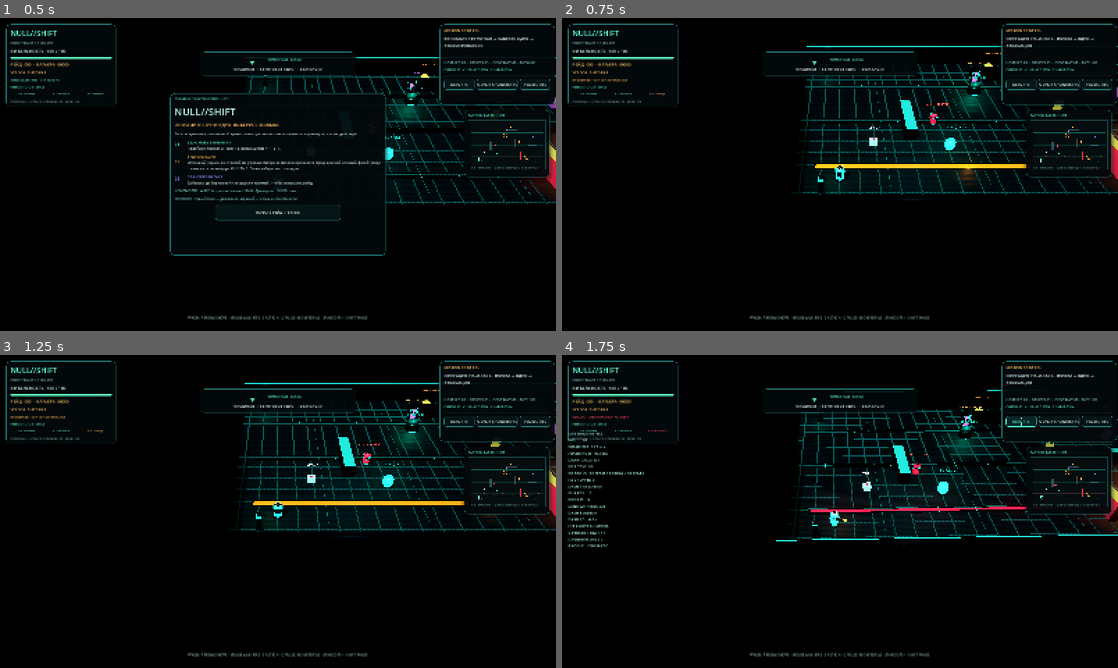
Above: before the commit, frames 1-4 (two rows, left to right).
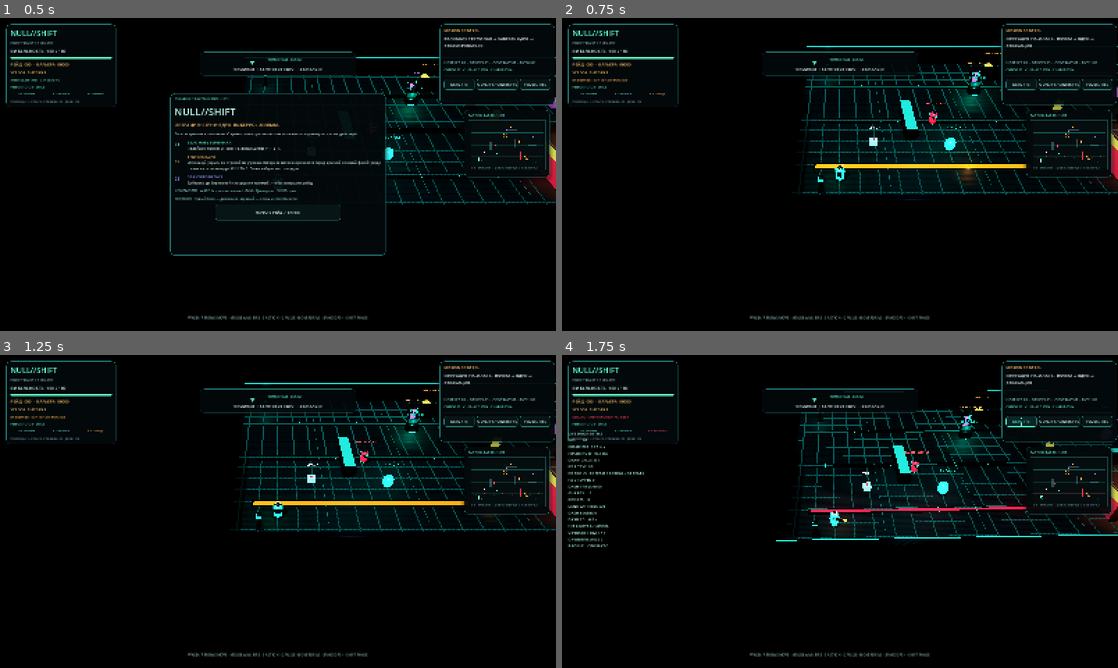
Above: after the commit, the same moments.

Repository: HADJAL001/osgard-world
Game: Godot game, scene res://scenes/main.tscn
Same seed, same stepped clock (60 frames per second), same inputs: the game is played once before the commit and once after it.
Inputs:
- Up to frame 1 (0.5 s): no input
- Up to frame 2 (0.75 s): click "НАЧАТЬ РЕЙД / ENTER" at 0.5 s
- Up to frame 3 (1.25 s): no input
- Up to frame 4 (1.75 s): click "DIAG / F3" at 1.25 s

Frame 1 is identical in both runs. In frame 2, less than 0.1% of the frame differs, in the area x 65-70%, y 27-35%; in frame 3, less than 0.1%; in frame 4, less than 0.1%, in the area x 61-89%, y 30-42%.

Commit message:
feat(null-shift): add squad flanking and cover-aware steering

Diff:
--- a/godot/null-shift/scripts/main.gd
+++ b/godot/null-shift/scripts/main.gd
@@ -22,6 +22,8 @@
 const GUARD_SIGHT_FOV_DEGREES := 150.0
 const GUARD_SEARCH_SECONDS := 4.6
 const GUARD_INVESTIGATION_SECONDS := 4.2
+const GUARD_FLANK_GOLDEN_ANGLE := 2.399963229728653
+const GUARD_NAVIGATION_RAY := 1.55
 const OVERDRIVE_ARC_RADIUS := 7.5
 const OVERDRIVE_ARC_DAMAGE_SCALE := 0.55
 
@@ -1735,6 +1737,9 @@
 		"dash_cooldown": randf_range(1.4, 2.4),
 		"phase": randf_range(0.0, TAU),
 		"patrol_origin": at,
+		"tactical_slot": guards.size(),
+		"tactical_angle": fposmod(float(guards.size()) * GUARD_FLANK_GOLDEN_ANGLE, TAU),
+		"navigation_bias": 1 if guards.size() % 2 == 0 else -1,
 		"last_known_position": at,
 		"ai_state": "PATROL",
 		"search_timer": 0.0,
@@ -2032,9 +2037,66 @@
 		guard["displayed_ai_state"] = state
 	return guard
 
+func _guard_flank_target(guard: Dictionary, target_position: Vector3) -> Vector3:
+	var role := str(guard.get("role", "RANGER"))
+	var radius := 6.2
+	match role:
+		"STALKER":
+			radius = 3.8
+		"HEAVY":
+			radius = 5.4
+		"WARDEN":
+			radius = 7.0
+	var angle := float(guard.get("tactical_angle", float(guard.get("tactical_slot", 0)) * GUARD_FLANK_GOLDEN_ANGLE))
+	var target := target_position + Vector3(cos(angle) * radius, 0.0, sin(angle) * radius)
+	target.x = clampf(target.x, -21.0, 21.0)
+	target.z = clampf(target.z, -12.0, 12.0)
+	target.y = target_position.y
+	return target
+
+func _guard_direction_is_blocked(body: CharacterBody3D, direction: Vector3, distance: float = GUARD_NAVIGATION_RAY) -> bool:
+	if not is_instance_valid(body) or direction.length_squared() < 0.001:
+		return true
+	var origin := body.global_position + Vector3.UP * 0.58
+	var endpoint := origin + direction.normalized() * maxf(0.1, distance)
+	var query := PhysicsRayQueryParameters3D.create(origin, endpoint)
+	query.collision_mask = 1
+	query.exclude = [body.get_rid()]
+	return not get_world_3d().direct_space_state.intersect_ray(query).is_empty()
+
+func _guard_navigation_direction(body: CharacterBody3D, target_position: Vector3, guard: Dictionary) -> Vector3:
+	var desired := target_position - body.global_position
+	desired.y = 0.0
+	if desired.length_squared() < 0.02:
+		return Vector3.ZERO
+	desired = desired.normalized()
+	if not _guard_direction_is_blocked(body, desired):
+		return desired
+	var side_axis := Vector3(-desired.z, 0.0, desired.x).normalized()
+	var bias := 1.0 if int(guard.get("navigation_bias", 1)) >= 0 else -1.0
+	var candidates: Array[Vector3] = [
+		desired.rotated(Vector3.UP, 0.72), desired.rotated(Vector3.UP, -0.72),
+		desired.rotated(Vector3.UP, 1.18), desired.rotated(Vector3.UP, -1.18),
+		desired.rotated(Vector3.UP, 1.62), desired.rotated(Vector3.UP, -1.62),
+		desired.rotated(Vector3.UP, 2.18), desired.rotated(Vector3.UP, -2.18)
+	]
+	var best_direction := Vector3.ZERO
+	var best_score := -INF
+	for candidate in candidates:
+		if _guard_direction_is_blocked(body, candidate):
+			continue
+		var score := candidate.dot(desired) + candidate.dot(side_axis) * bias * 0.085
+		if score > best_score:
+			best_score = score
+			best_direction = candidate
+	return best_direction
+
 func _guard_ai_target(guard: Dictionary, body: CharacterBody3D) -> Vector3:
 	var state := str(guard.get("ai_state", "PATROL"))
-	if state in ["ENGAGED", "INVESTIGATE"]:
+	if state == "ENGAGED":
+		var last_known: Vector3 = guard.get("last_known_position", body.global_position)
+		return _guard_flank_target(guard, last_known)
+	if state == "INVESTIGATE":
 		var last_known: Vector3 = guard.get("last_known_position", body.global_position)
 		return last_known
 	if state == "SEARCHING":
@@ -2079,6 +2141,8 @@
 		var ai_target_distance := to_ai_target.length()
 		if ai_state == "SEARCHING":
 			body.rotation.y += ai_delta * 1.45
+		elif sees_player:
+			body.look_at(Vector3(player.global_position.x, body.global_position.y, player.global_position.z), Vector3.UP)
 		elif ai_target_distance > 0.01:
 			body.look_at(Vector3(ai_target_position.x, body.global_position.y, ai_target_position.z), Vector3.UP)
 		var role: String = str(guard.get("role", "RANGER"))
@@ -2157,11 +2221,13 @@
 			guard["attack_lanes"] = attack_lanes
 			_play_sfx(230.0 if role != "WARDEN" else 115.0, 0.18, 0.08)
 			body.velocity = Vector3.ZERO
-		elif ai_state in ["ENGAGED", "INVESTIGATE"] and ai_target_distance > 2.7 and ai_target_distance < 22.0:
-			body.velocity = to_ai_target.normalized() * _effective_guard_speed(guard)
+		elif ai_state in ["ENGAGED", "INVESTIGATE"] and ai_target_distance > 0.85 and ai_target_distance < 22.0:
+			var navigation_direction := _guard_navigation_direction(body, ai_target_position, guard)
+			body.velocity = navigation_direction * _effective_guard_speed(guard)
 			body.move_and_slide()
 		elif ai_state == "PATROL" and ai_target_distance > 0.75:
-			body.velocity = to_ai_target.normalized() * _effective_guard_speed(guard) * 0.48
+			var patrol_direction := _guard_navigation_direction(body, ai_target_position, guard)
+			body.velocity = patrol_direction * _effective_guard_speed(guard) * 0.48
 			body.move_and_slide()
 		else:
 			body.velocity = Vector3.ZERO
--- a/godot/null-shift/tests/runtime_smoke.gd
+++ b/godot/null-shift/tests/runtime_smoke.gd
@@ -25,6 +25,55 @@
 		return
 
 	print("RUNTIME_STAGE: tactical perception, squad radio and acoustic events")
+	print("RUNTIME_STAGE: flank director and cover-aware navigation")
+	var flank_origin := Vector3(0.0, 0.82, 0.0)
+	var ranger_slot_a: Dictionary = {"role": "RANGER", "tactical_slot": 0, "tactical_angle": 0.0}
+	var ranger_slot_b: Dictionary = {"role": "RANGER", "tactical_slot": 1, "tactical_angle": PI * 0.5}
+	var ranger_target_a: Vector3 = game._guard_flank_target(ranger_slot_a, flank_origin)
+	var ranger_target_b: Vector3 = game._guard_flank_target(ranger_slot_b, flank_origin)
+	if not _expect(is_equal_approx(ranger_target_a.distance_to(flank_origin), 6.2) and ranger_target_a.is_equal_approx(game._guard_flank_target(ranger_slot_a, flank_origin)), "Ranger flank waypoint must be stable and keep its 6.2 metre tactical radius"):
+		return
+	if not _expect(ranger_target_a.distance_to(ranger_target_b) > 8.0, "distinct flank slots must distribute a squad around different attack vectors"):
+		return
+	if not _expect(is_equal_approx(game._guard_flank_target({"role": "STALKER", "tactical_angle": 0.0}, flank_origin).distance_to(flank_origin), 3.8) and is_equal_approx(game._guard_flank_target({"role": "HEAVY", "tactical_angle": 0.0}, flank_origin).distance_to(flank_origin), 5.4) and is_equal_approx(game._guard_flank_target({"role": "WARDEN", "tactical_angle": 0.0}, flank_origin).distance_to(flank_origin), 7.0), "Stalker, Heavy and Warden must hold distinct role-specific engagement distances"):
+		return
+	var edge_flank: Vector3 = game._guard_flank_target(ranger_slot_a, Vector3(20.5, 0.82, 11.6))
+	if not _expect(edge_flank.x <= 21.0 and edge_flank.x >= -21.0 and edge_flank.z <= 12.0 and edge_flank.z >= -12.0, "flank waypoints must remain within the playable deck boundary"):
+		return
+	var navigation_probe := CharacterBody3D.new()
+	navigation_probe.name = "TacticalNavigationProbe"
+	navigation_probe.position = Vector3(-17.0, 0.82, 0.0)
+	navigation_probe.collision_layer = 2
+	navigation_probe.collision_mask = 1
+	var navigation_shape := CollisionShape3D.new()
+	var navigation_capsule := CapsuleShape3D.new()
+	navigation_capsule.radius = 0.32
+	navigation_capsule.height = 1.5
+	navigation_shape.shape = navigation_capsule
+	navigation_probe.add_child(navigation_shape)
+	game.add_child(navigation_probe)
+	var navigation_wall := StaticBody3D.new()
+	navigation_wall.name = "TacticalNavigationOccluder"
+	navigation_wall.position = Vector3(-17.0, 0.8, -1.55)
+	navigation_wall.collision_layer = 1
+	navigation_wall.collision_mask = 0
+	var navigation_wall_shape := CollisionShape3D.new()
+	var navigation_box := BoxShape3D.new()
+	navigation_box.size = Vector3(2.0, 1.8, 0.32)
+	navigation_wall_shape.shape = navigation_box
+	navigation_wall.add_child(navigation_wall_shape)
+	game.add_child(navigation_wall)
+	await physics_frame
+	await physics_frame
+	if not _expect(game._guard_direction_is_blocked(navigation_probe, Vector3.FORWARD, 1.8), "cover ray must detect a real solid obstruction directly ahead"):
+		return
+	var detour: Vector3 = game._guard_navigation_direction(navigation_probe, Vector3(-17.0, 0.82, -8.0), {"navigation_bias": 1})
+	if not _expect(not detour.is_zero_approx() and detour.dot(Vector3.FORWARD) > 0.25 and not game._guard_direction_is_blocked(navigation_probe, detour, 1.5), "blocked movement must produce a clear, forward-progressing detour around solid cover"):
+		return
+	navigation_probe.queue_free()
+	navigation_wall.queue_free()
+	await process_frame
+
 	if not _expect(game._is_within_vision_cone(Vector3.ZERO, Vector3.FORWARD, Vector3(0.0, 0.0, -8.0), 20.0, 150.0), "vision cone must detect a target in the forward arc"):
 		return
 	if not _expect(not game._is_within_vision_cone(Vector3.ZERO, Vector3.FORWARD, Vector3(12.0, 0.0, 0.0), 20.0, 120.0), "vision cone must reject a target outside the configured field of view"):
Not shown, changed: docs/04_NULL_SHIFT_GAME_DESIGN.md
Not shown, changed: scripts/null-shift-godot-smoke.mjs
